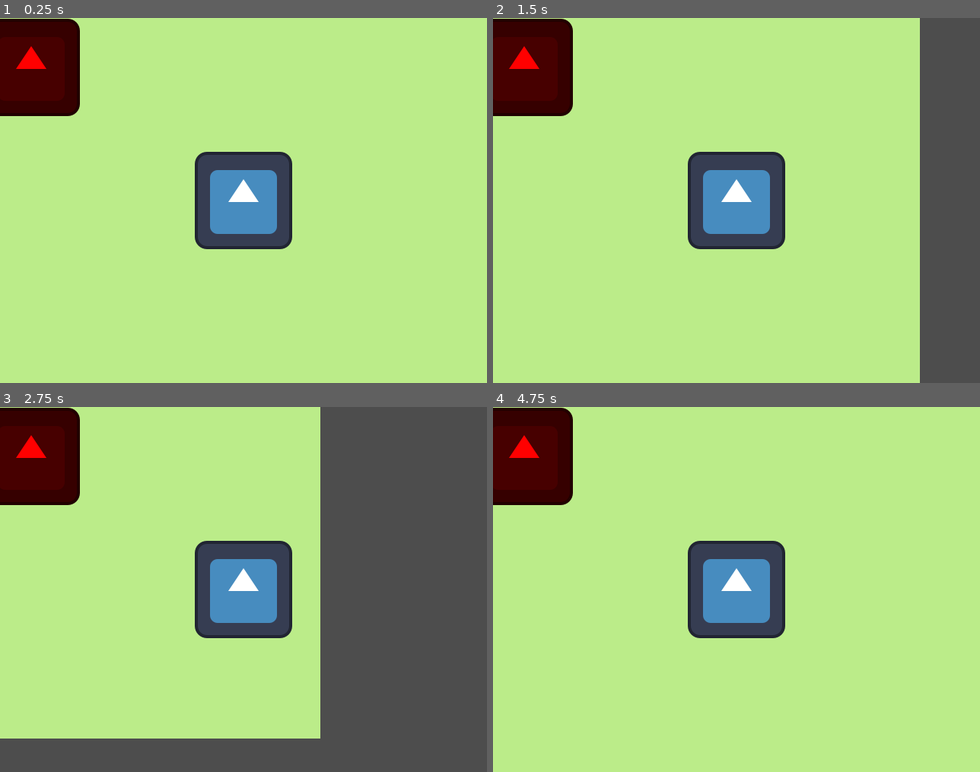
Above: before the commit, frames 1-4 (two rows, left to right).
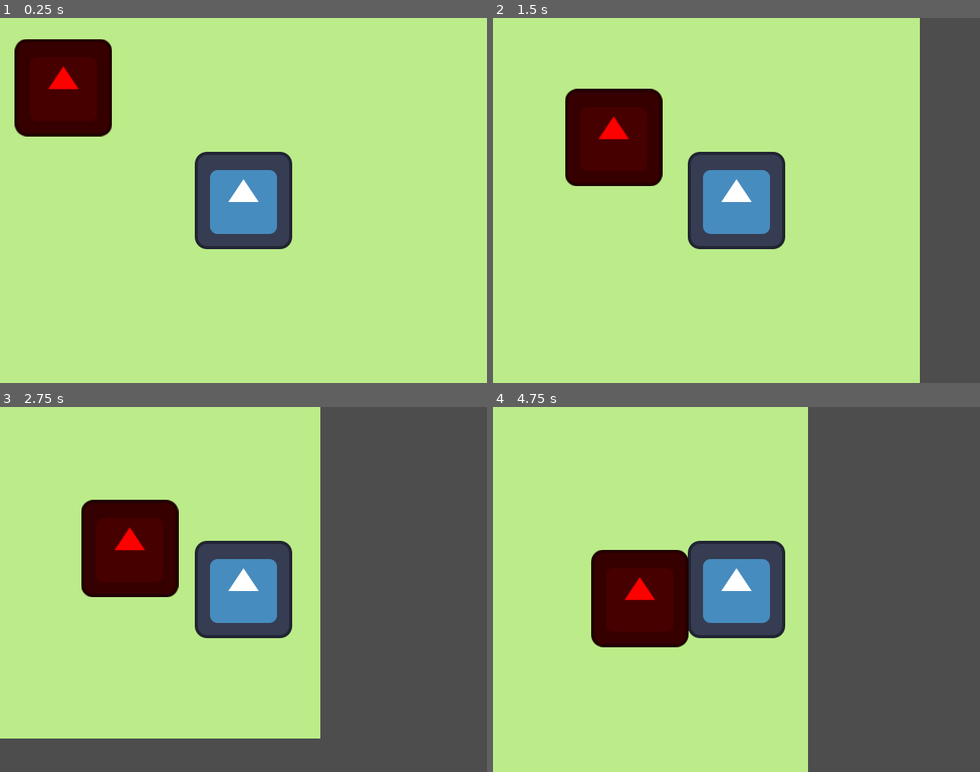
Above: after the commit, the same moments.

Repository: YhagoTomasini/CoverJam02_PTY
Game: Godot game, scene res://Scenes/main.tscn
The game is run twice, just before and just after one commit, with the same random seed, the same clock (stepped at 60 frames per second) and the same inputs. The engine's default icon, where the game draws it, is replaced by a stand-in: a white triangle on a blue panel in a dark square.
Inputs:
- Up to frame 1 (0.25 s): no input
- Up to frame 2 (1.5 s): hold Right (ui_right) 0.53-1.28 s; hold Down (ui_down) from 1.28 s (still down)
- Up to frame 3 (2.75 s): release Down (ui_down) at 2.03 s; hold Right (ui_right) from 2.03 s (still down)
- Up to frame 4 (4.75 s): release Right (ui_right) at 2.78 s; hold Up (ui_up) 2.78-3.53 s; hold Left (ui_left) from 3.53 s (still down)

The runs differ from the first frame. In frame 1, 4.8% of the frame differs, in the area x 0-23%, y 0-33%; in frame 2, 9.5%; in frame 3, 9.6%; in frame 4, 45%, in the area x 0-100%, y 0-100%.

Commit message:
Ajustment enemy

Diff:
--- a/cover-jam-026-pty/Prefabs/enemy.gd
+++ b/cover-jam-026-pty/Prefabs/enemy.gd
@@ -4,10 +4,13 @@
 var speed = 200.0
 var health = 10
 
+@onready var player = %Player
+
 func _physics_process(_delta: float) -> void:
 	# Movimentação do jogador
-	var direction_x := Input.get_axis("ui_left", "ui_right")
-	var direction_y := Input.get_axis("ui_up", "ui_down")
+	print(position.direction_to(player.position))
+	var direction_x := position.direction_to(player.position).x
+	var direction_y := position.direction_to(player.position).y
 
 	if direction_x or direction_y:
 		velocity.x = direction_x * speed
